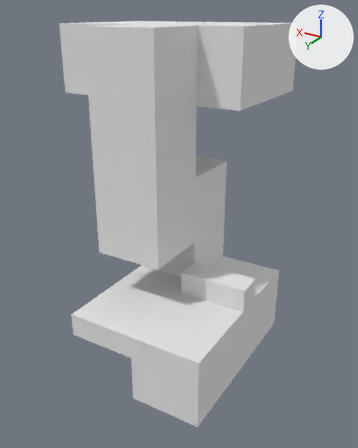
Before and after pictures for a commit that changed the Blender file 48PajamaJam/Assets/Levels/Level4.blend.
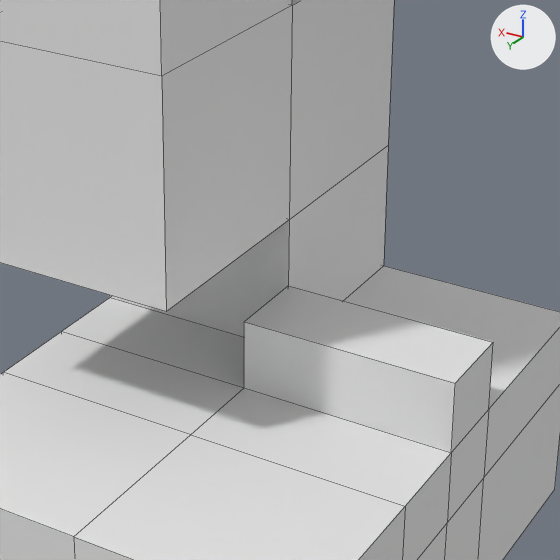
Each version is shown whole from a 50 mm camera at (-11.74, 21.61, 0.51) aimed at (-0.97, 3.65, -8.47), then close up on the part from 30% to 77% of the width and 39% to 77% of the height. The lights are fixed; the arrows at upper right show +X, +Y and +Z. The close-ups show mesh edges as thin lines. The same objects are shown in both versions, whatever each file hides.

Objects in the first close-up: 'Light'.
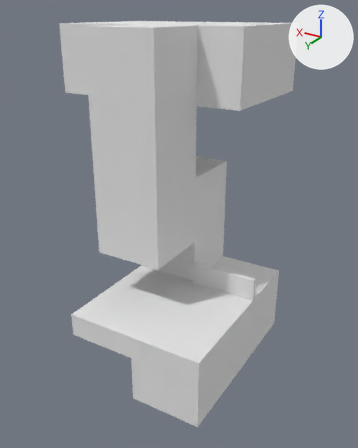
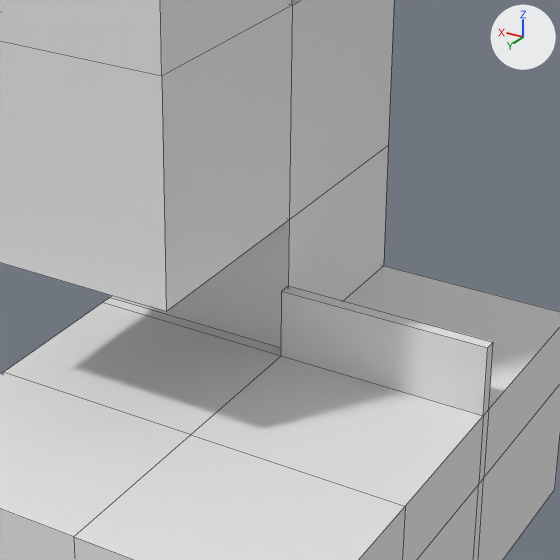
Location of each change, [x1, y1, x2, y2] in pixels of the close-ups (560 x 560 px; the box of a moved part takes in the faces that stretch with it):
part 1 of me_cube, moved or reshaped: [4, 286, 493, 560] in both

What changed in the scene script:
```text
Change me_cube:
    where me_cube.from_pydata(...)  # 97 vertices, 94 faces; spans x -5.0..5.0, y -2.0..9.0, z -14.0..0.0
    used by ob_light; location = (0.0, 0.0, 0.0)
    me_cube part 1: all 10 vertices in x -5.0..1.0, y 5.18, z -14.0..-10.0 are moved by (0.0, -1.0, 0.0)
```
